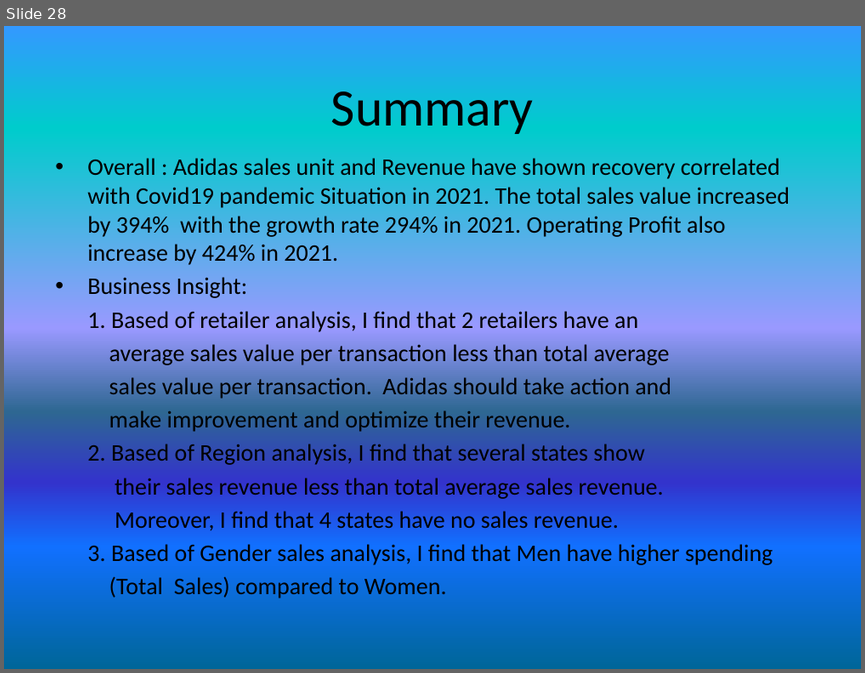
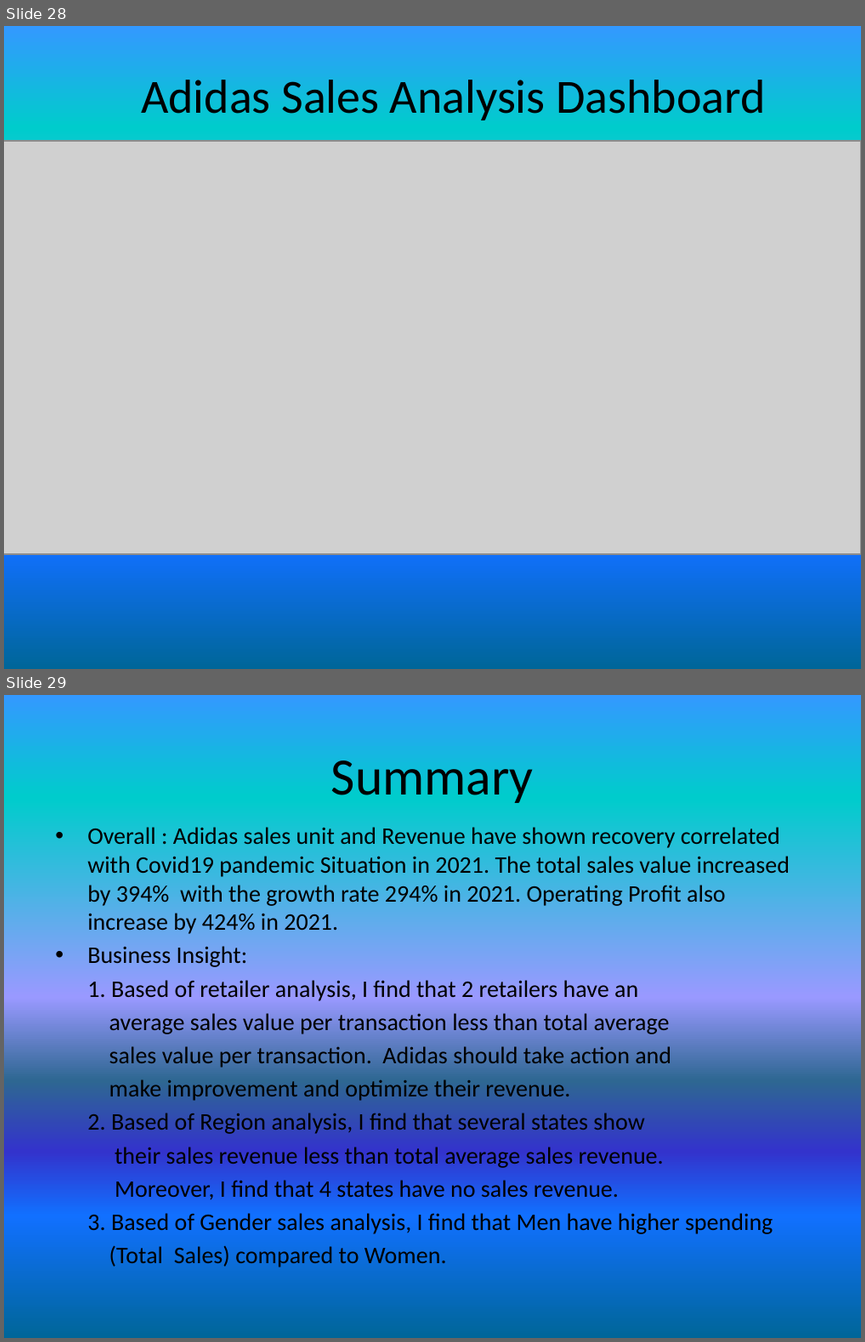
Before and after one commit to handokosugiarto/Portfolio, a slide deck: Adidas Sales Analysis.pptx. Shown one above the other, each under a label of ours: slide 28 before the commit, slides 28 and 29 after it. The pictures are 865x673 and 865x1342 pixels, drawn with LibreOffice and Linux fonts; fonts in the diff are those of the drawing; grey boxes stand for pictures. Boxes give left, top, right and bottom in pixels: in the first picture for what was removed or moved away, otherwise in the second. Text is boxed around its words. In the diff, an @@ line names an element or a change of style, - is before the commit and + after.

```diff
--- a/Adidas Sales Analysis.pptx
+++ b/Adidas Sales Analysis.pptx
@@ slide 28 added at [4,26,861,669], background gradient #3399FF to #00CCCC to #9999FF to #2E6792 to #3333CC to #1170FF to #006699 @@
@@ text added at [141,80,765,120], 40 pt, text #000000 @@
+Adidas Sales Analysis Dashboard
@@ picture added at [4,141,861,554] @@
@@ what was slide 28 is now slide 29 @@
```
